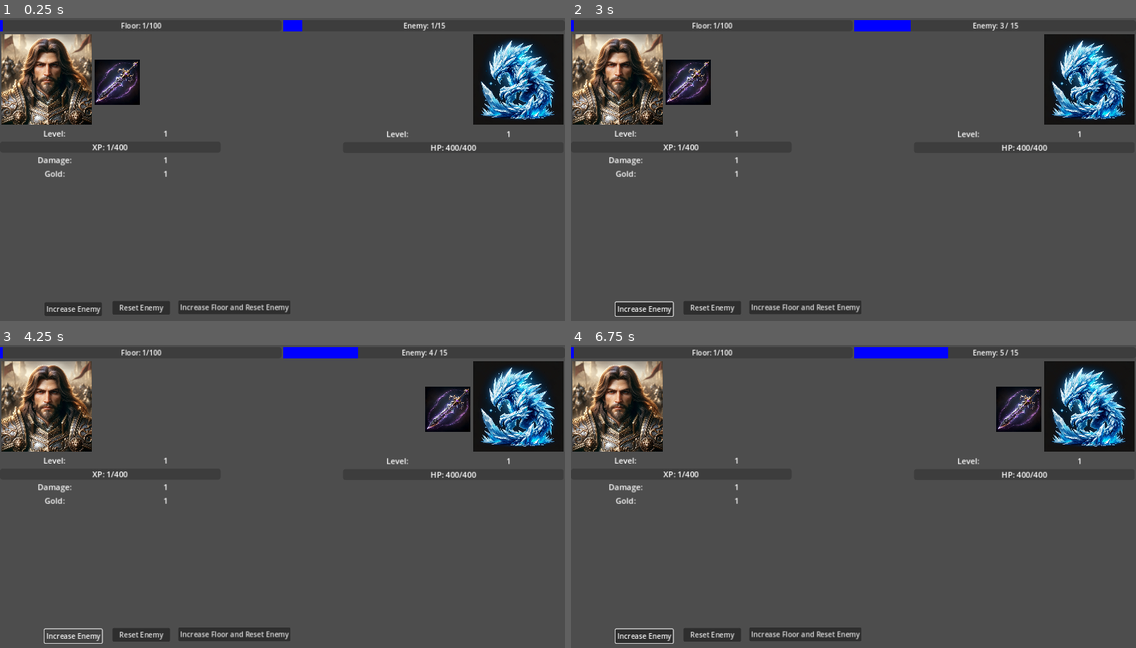
Above: before the commit, frames 1-4 (two rows, left to right).
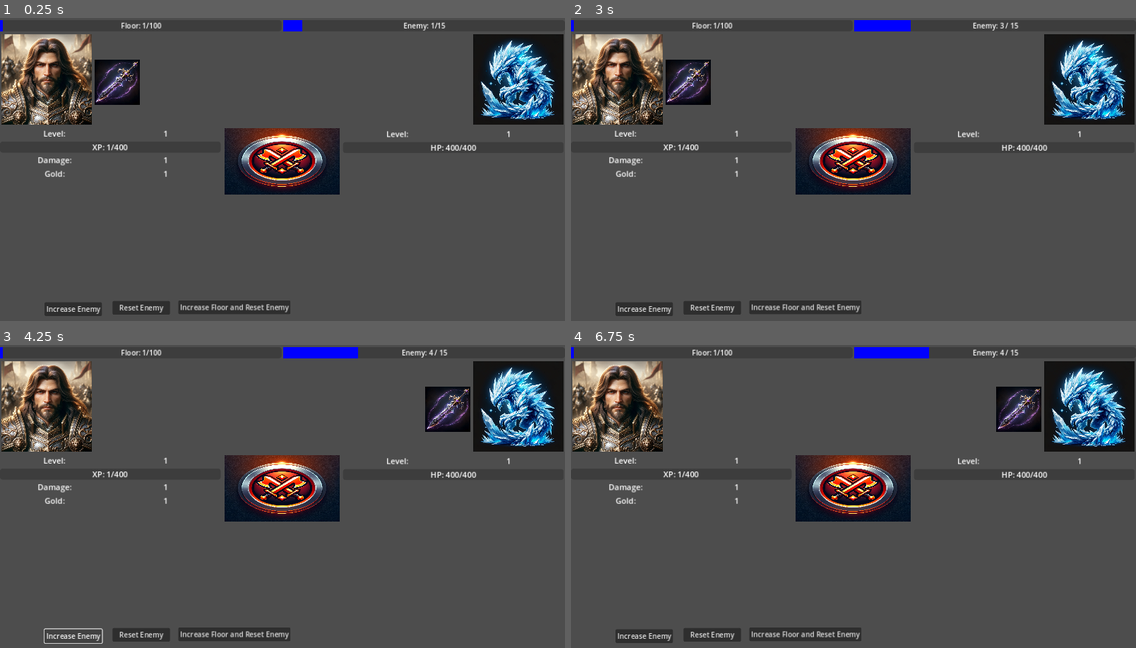
Above: after the commit, the same moments.

Repository: Pepice23/ClimbTheTower
Game: Godot game, scene res://scenes/main/main.tscn
The game is run twice, just before and just after one commit, with the same random seed, the same clock (stepped at 60 frames per second) and the same inputs. The project has no main scene, so this scene is started directly.
Inputs (mouse positions are in pixels of both pictures, inside the frame that each line leads up to):
- Up to frame 1 (0.25 s): no input
- Up to frame 2 (3 s): click (853, 160) at 0.52 s; click "Increase Enemy" at 1.25 s; click "Increase Enemy" at 2 s; click (853, 160) at 2.77 s
- Up to frame 3 (4.25 s): click "Increase Enemy" at 3.5 s
- Up to frame 4 (6.75 s): click (853, 487) at 4.27 s; tap Enter at 6.5 s

The runs differ from the first frame. In frame 1, 4.4% of the frame differs, in the area x 39-61%, y 36-59%; in frame 2, 4.5%; in frame 3, 4.4%; in frame 4, 4.6%, in the area x 7-77%, y 0-99%.

Commit message:
Update main.tscn

Diff:
--- a/scenes/main/main.tscn
+++ b/scenes/main/main.tscn
@@ -1,10 +1,11 @@
-[gd_scene load_steps=6 format=3 uid="uid://iovkauar3rx"]
+[gd_scene load_steps=7 format=3 uid="uid://iovkauar3rx"]
 
 [ext_resource type="PackedScene" uid="uid://d383c2amhbhn" path="res://scenes/stage_progress/stage_progress.tscn" id="1_4c7np"]
 [ext_resource type="Script" path="res://scenes/main/main.gd" id="1_6j8rb"]
 [ext_resource type="PackedScene" uid="uid://cf0afk4rc8q5s" path="res://scenes/battle_animation/battle.tscn" id="3_boxds"]
 [ext_resource type="PackedScene" uid="uid://cr422mechuym5" path="res://scenes/enemy_stat_display/enemy_stat_display.tscn" id="4_nqcjs"]
 [ext_resource type="PackedScene" uid="uid://bj3sg4vfg7xas" path="res://scenes/player_stat_display/player_stat_display.tscn" id="5_uc7g2"]
+[ext_resource type="Texture2D" uid="uid://mqbonhwar1bc" path="res://assets/ui/attack-button.png" id="6_ijt7m"]
 
 [node name="Main" type="Node2D"]
 script = ExtResource("1_6j8rb")
@@ -49,6 +50,15 @@
 offset_right = 500.0
 offset_bottom = 365.0
 
+[node name="AttackButton" type="TextureButton" parent="."]
+offset_left = 509.0
+offset_top = 250.0
+offset_right = 769.0
+offset_bottom = 400.0
+texture_normal = ExtResource("6_ijt7m")
+ignore_texture_size = true
+stretch_mode = 0
+
 [connection signal="pressed" from="IncreaseEnemy" to="." method="_on_increase_enemy_pressed"]
 [connection signal="pressed" from="ResetEnemy" to="." method="_on_reset_enemy_pressed"]
 [connection signal="pressed" from="IncFloorResEnemy" to="." method="_on_inc_floor_res_enemy_pressed"]
